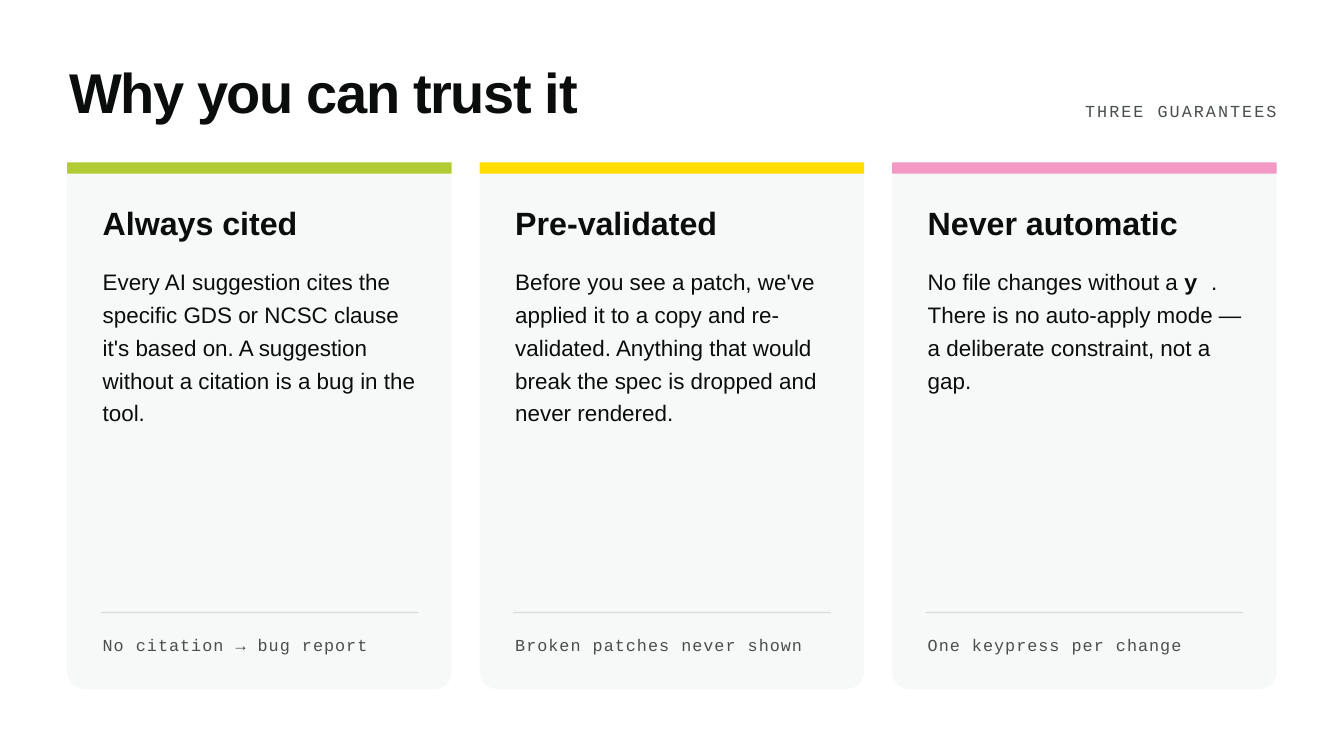
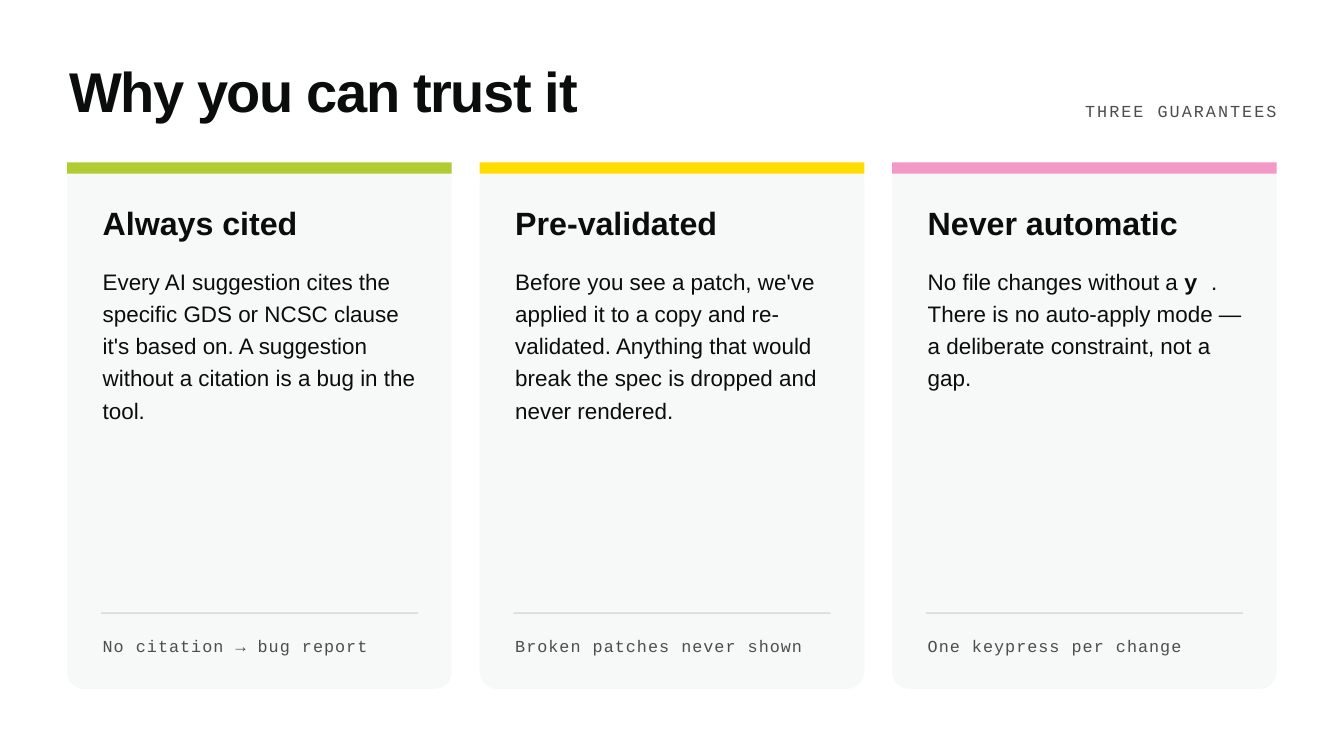
Before and after one commit to wilsonadenuga/pre-commit-gds-api-schema-checker, a slide deck: slide 5 of GDS_API_Schema_Checker.pptx. Drawn at 1344x756 pixels with LibreOffice and Linux fonts; fonts in the diff are those of the drawing. Boxes give left, top, right and bottom in pixels: in the first picture for what was removed or moved away, otherwise in the second. Text is boxed around its words. In the diff, an @@ line names an element or a change of style, - is before the commit and + after.

```diff
--- a/GDS_API_Schema_Checker.pptx
+++ b/GDS_API_Schema_Checker.pptx
@@ line spacing 1.22 to 1.21 in 3 elements at [103, 273, 415, 420], [515, 273, 816, 420], [928, 273, 1213, 391] @@
```
Also in this commit, not shown: 6 other slides changed.
